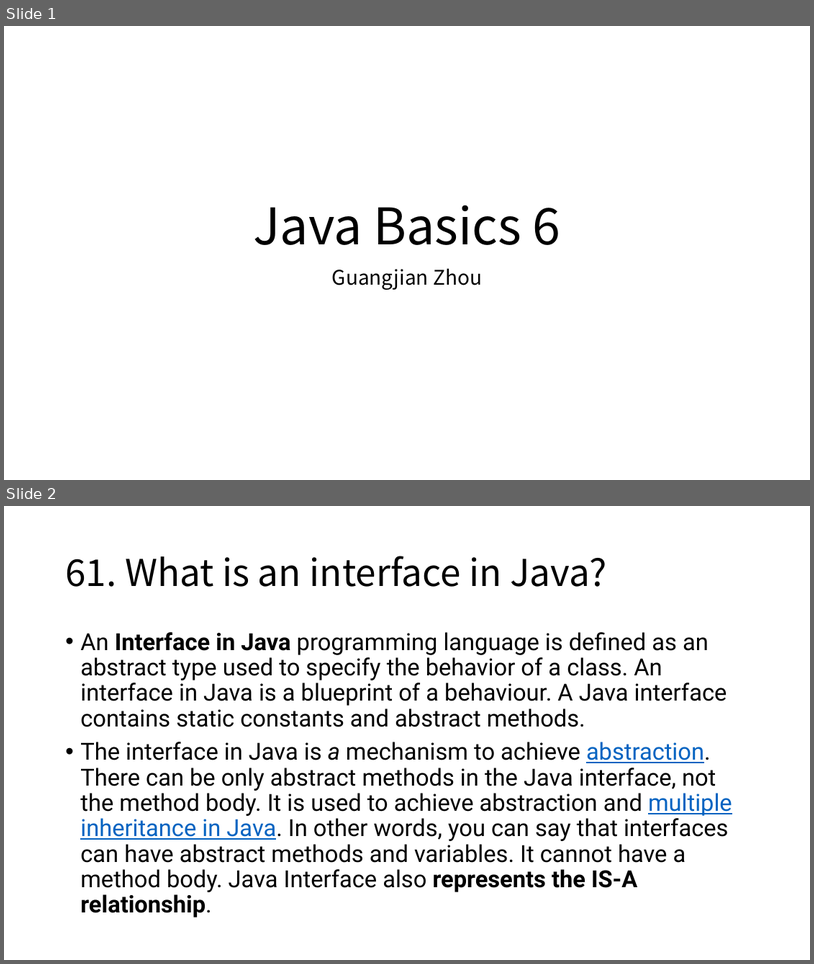
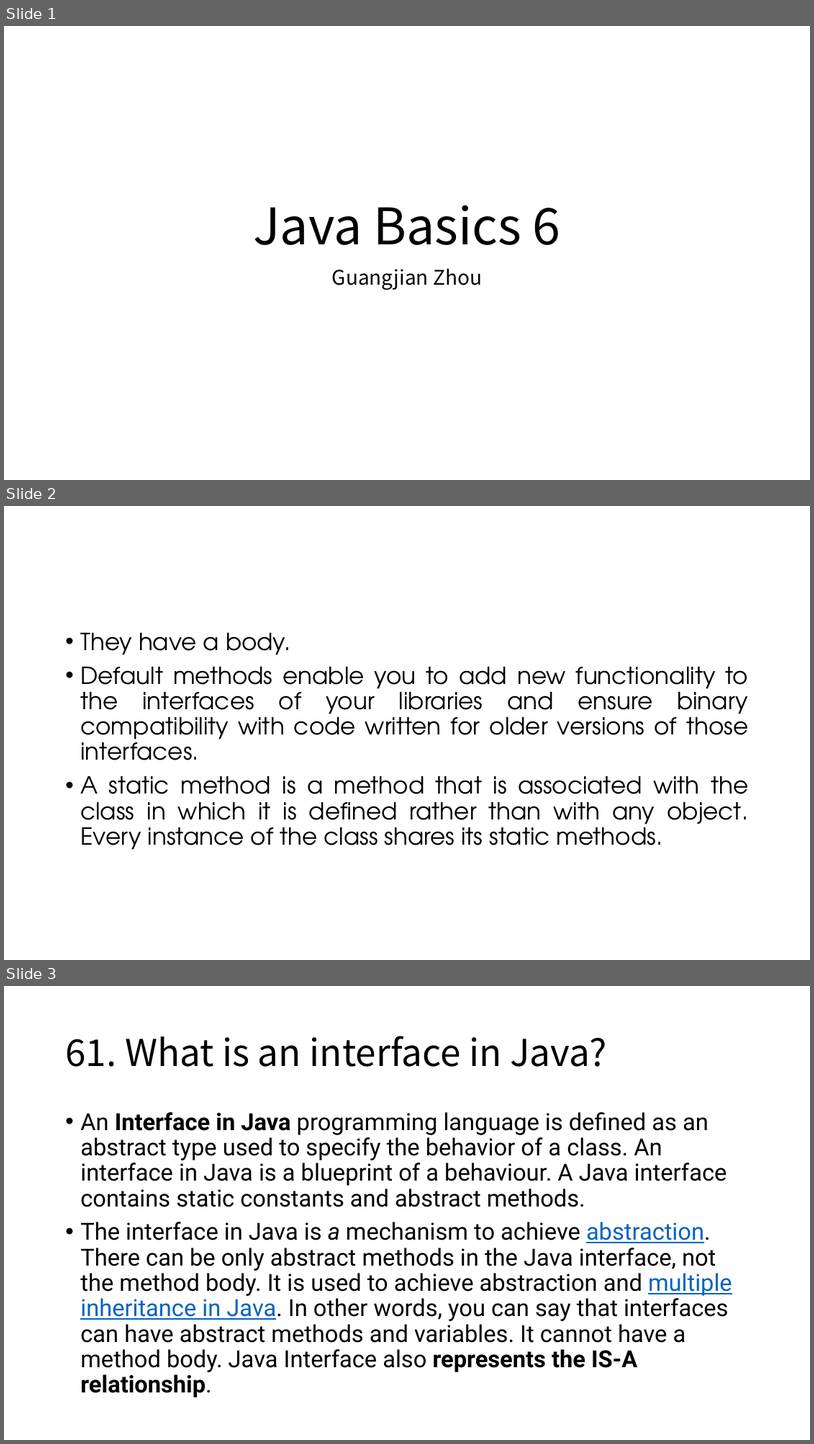
Before and after one commit to Marvioo/Cogent, a slide deck: Java Basics/Java Basics 6.pptx. Shown one above the other, each under a label of ours: slides 1 and 2 before the commit, slides 1, 2 and 3 after it. The pictures are 814x964 and 814x1444 pixels, drawn with LibreOffice and Linux fonts; fonts in the diff are those of the drawing. Boxes give left, top, right and bottom in pixels: in the first picture for what was removed or moved away, otherwise in the second. Text is boxed around its words. In the diff, an @@ line names an element or a change of style, - is before the commit and + after.

```diff
--- a/Java Basics/Java Basics 6.pptx
+++ b/Java Basics/Java Basics 6.pptx
@@ slide 2 added at (4, 506, 810, 960), background #FFFFFF @@
@@ text added at (80, 633, 749, 849), 28 pt, text #000000 @@
+• They have a body.
+• Default methods enable you to add new functionality to the interfaces of your libraries and ensure binary compatibility with code written for older versions of those interfaces.
+• A static method is a method that is associated with the class in which it is defined rather than with any object. Every instance of the class shares its static methods.
@@ what was slide 2 is now slide 3 @@
```
Also in this commit, not shown: 2 other files.
